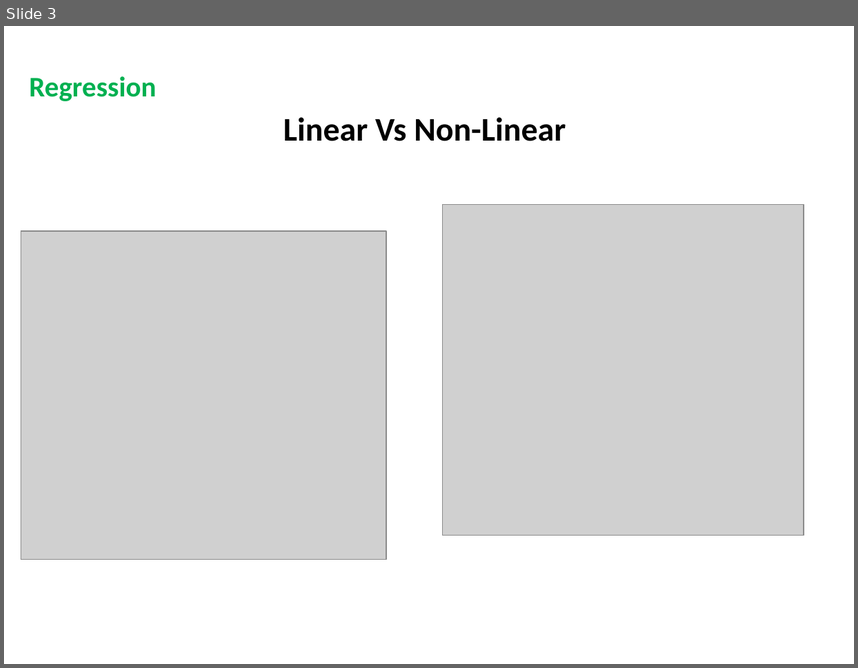
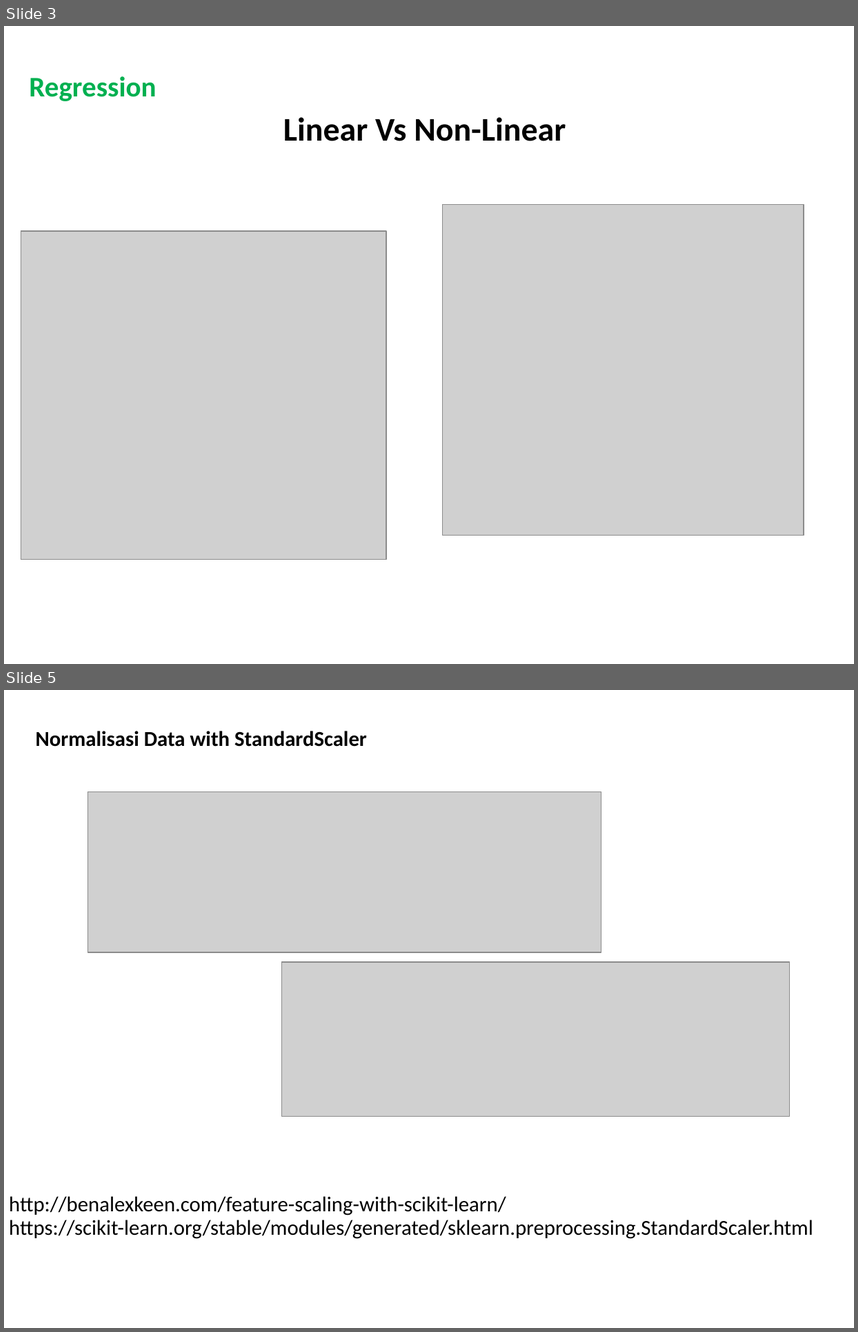
Before and after one commit to firstime09/GitTesis, a slide deck: SVR/Report/FRCI USING SVM_II.pptx. Shown one above the other, each under a label of ours: slide 3 before the commit, slides 3 and 5 after it; the slides between them are not shown. The pictures are 858x668 and 858x1332 pixels, drawn with LibreOffice and Linux fonts; fonts in the diff are those of the drawing; grey boxes stand for pictures; background and template pictures are left out. Boxes give left, top, right and bottom in pixels: in the first picture for what was removed or moved away, otherwise in the second. Text is boxed around its words. In the diff, an @@ line names an element or a change of style, - is before the commit and + after.

```diff
--- a/SVR/Report/FRCI USING SVM_II.pptx
+++ b/SVR/Report/FRCI USING SVM_II.pptx
@@ slide 5 added at (x1=4, y1=690, x2=854, y2=1328), background #FFFFFF @@
@@ text added at (x1=36, y1=731, x2=367, y2=747), 18 pt, text #000000, bold @@
+Normalisasi Data with StandardScaler
@@ picture added at (x1=87, y1=792, x2=601, y2=953) @@
@@ picture added at (x1=282, y1=962, x2=789, y2=1116) @@
@@ text added at (x1=9, y1=1196, x2=506, y2=1215), 18 pt, text #000000 @@
+http://benalexkeen.com/feature-scaling-with-scikit-learn/
@@ text added at (x1=9, y1=1219, x2=813, y2=1239), 18 pt, text #000000 @@
+https://scikit-learn.org/stable/modules/generated/sklearn.preprocessing.StandardScaler.html
```
Also in this commit, not shown: 1 slide changed, 1 slide removed, 3 other files.
